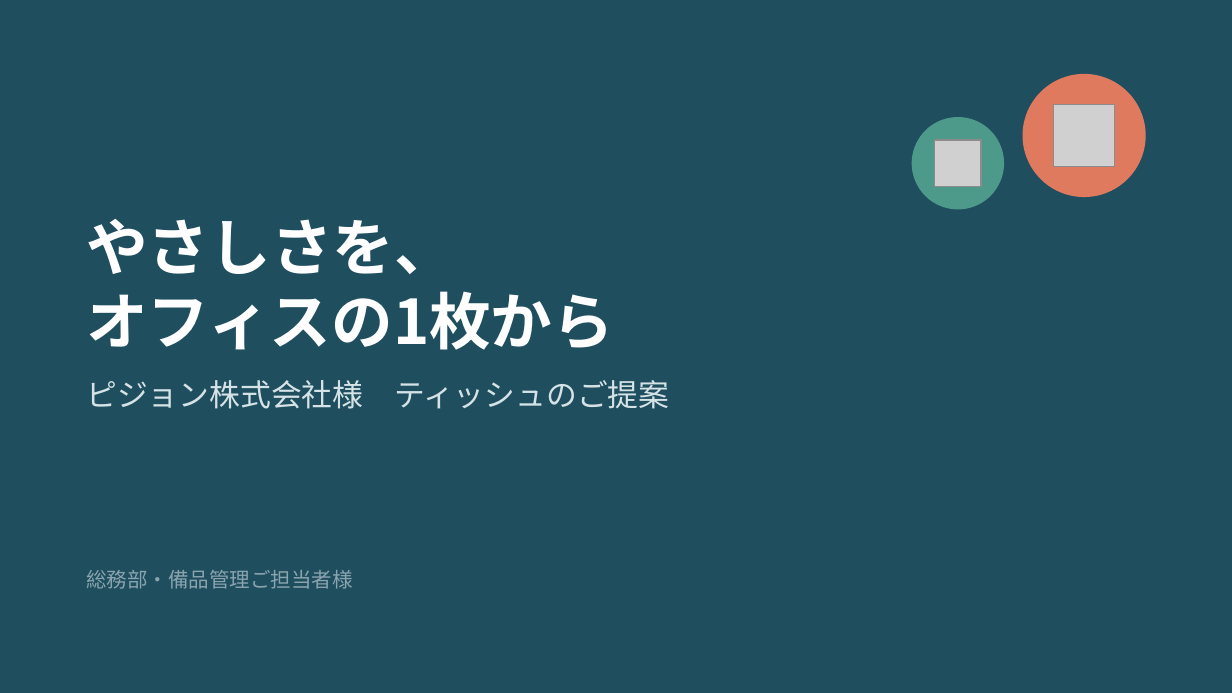
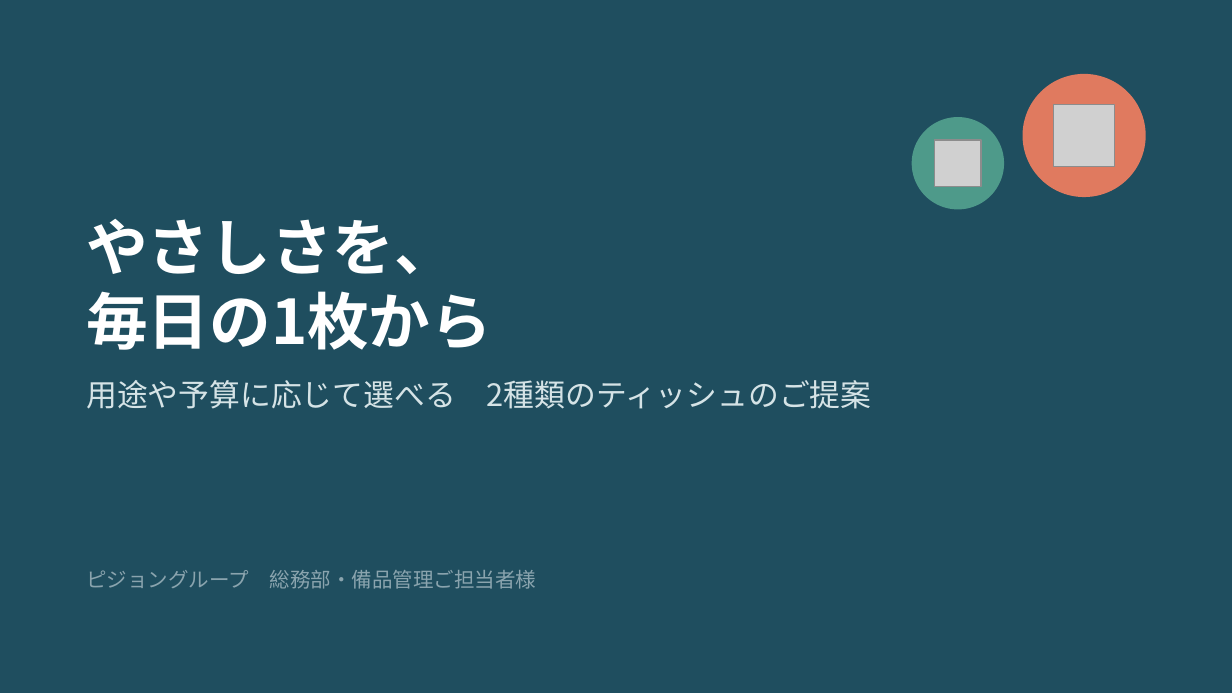
Before and after one commit to ha19870907-a11y/turbo-disco, a slide deck: slide 1 of tissue_sales_roleplay.pptx. Drawn at 1232x693 pixels with LibreOffice and Linux fonts; fonts in the diff are those of the drawing; grey boxes stand for pictures. Boxes give left, top, right and bottom in pixels: in the first picture for what was removed or moved away, otherwise in the second. Text is boxed around its words. In the diff, an @@ line names an element or a change of style, - is before the commit and + after.

```diff
--- a/tissue_sales_roleplay.pptx
+++ b/tissue_sales_roleplay.pptx
@@ title at bbox=[86, 291, 492, 350]: text changed @@
-オフィスの1枚から
+毎日の1枚から
@@ text at bbox=[86, 380, 872, 409]: text changed @@
-ピジョン株式会社様 ティッシュのご提案
+用途や予算に応じて選べる 2種類のティッシュのご提案
@@ text at bbox=[86, 570, 537, 589]: text changed @@
-総務部・備品管理ご担当者様
+ピジョングループ 総務部・備品管理ご担当者様
```
Also in this commit, not shown: 9 other slides changed.
